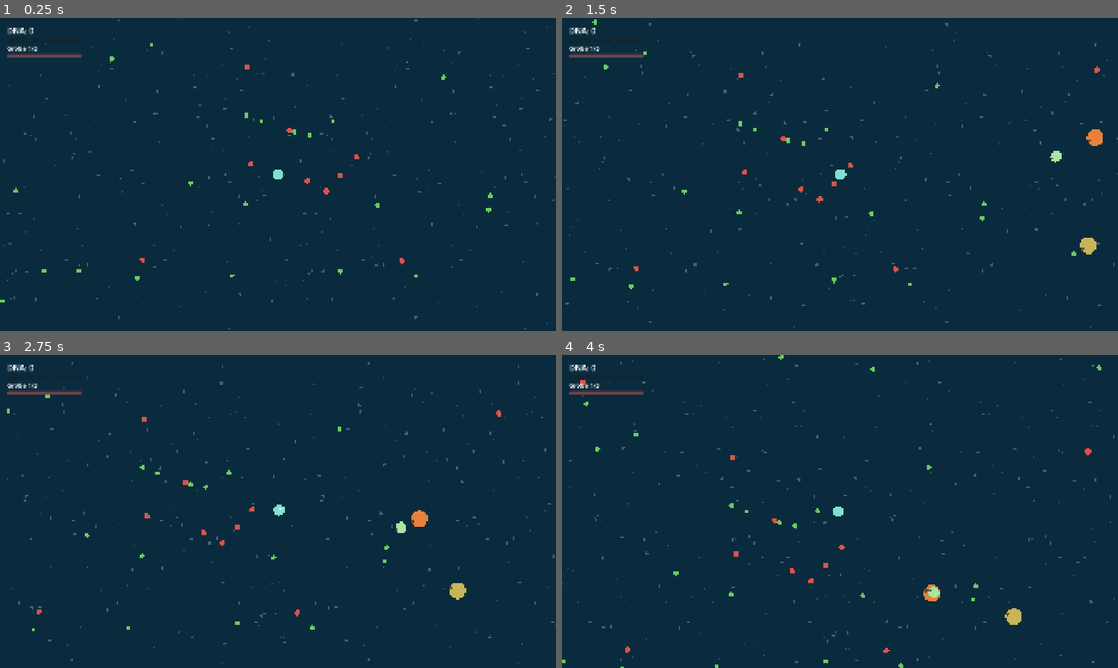
Above: before the commit, frames 1-4 (two rows, left to right).
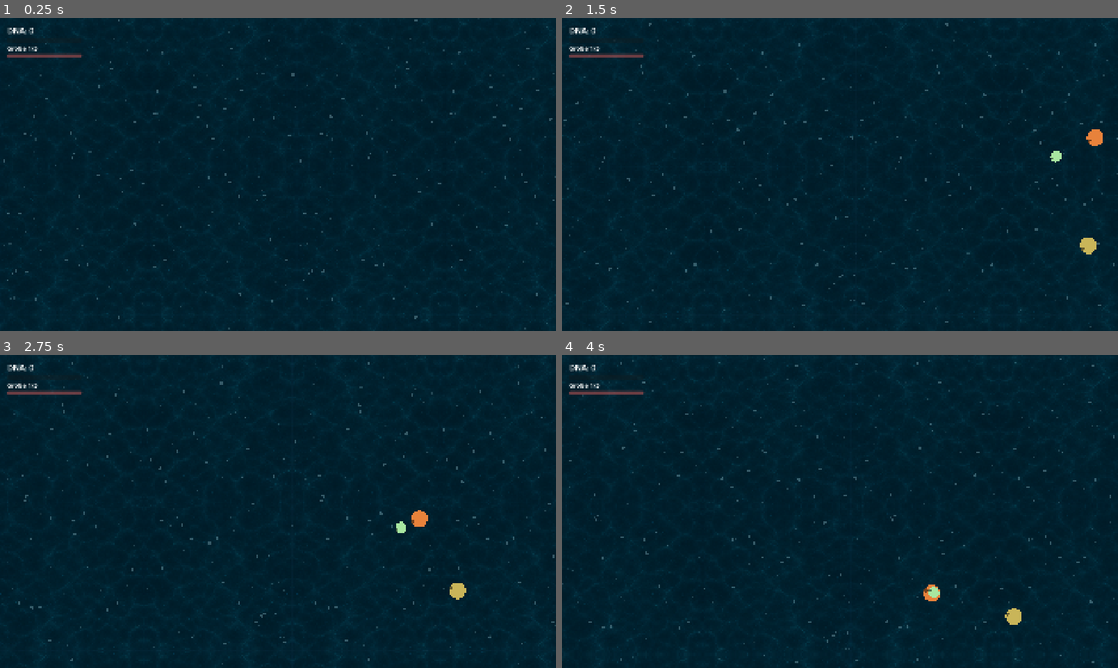
Above: after the commit, the same moments.

Repository: Mayo73/agenthub-backup
Game: Godot game, scene res://scenes/main.tscn
Two runs of this game, one before a commit and one after it. Both use one fixed random seed, a clock stepped at 60 frames per second and the inputs below.
Inputs (mouse positions are in pixels of both pictures, inside the frame that each line leads up to):
- Up to frame 1 (0.25 s): no input
- Up to frame 2 (1.5 s): tap Enter at 0.5 s; move the mouse to (962, 158) at 0.52 s; hold D (rechts) 0.53-1.25 s; tap W (hoch) at 0.6 s; click (962, 158) at 0.67 s; drag from (728, 190) to (812, 237) at 1.27 s
- Up to frame 3 (2.75 s): move the mouse to (333, 442) at 2.02 s; press the mouse at (333, 442) at 2.03 s; hold D (rechts) from 2.03 s (still down)
- Up to frame 4 (4 s): release D (rechts) at 2.75 s; release the mouse at (895, 442) at 2.75 s; drag from (812, 574) to (673, 464) at 2.77 s; move the mouse to (1006, 558) at 3.52 s; hold A (links) from 3.53 s (still down); tap E at 3.6 s

The runs differ from the first frame. In frame 1, 0.4% of the frame differs, in the area x 0-89%, y 8-91%; in frame 2, 0.4%; in frame 3, 0.3%; in frame 4, 0.4%, in the area x 0-97%, y 0-100%.

Commit message:
T-0159: Wasserhintergrund als Bild (WaterBackdrop)
Erstellt vom lokalen Agent (Modell qwen3.5:35b-a3b, Versuch 1 von 5).

Diff:
--- a/scripts/water_backdrop.gd
+++ b/scripts/water_backdrop.gd
@@ -1,6 +1,10 @@
 class_name WaterBackdrop
 extends Node2D
 ## Zeichnet die Schwebeteilchen über den ganzen Bildschirm, gekachelt.
+
+const TEXTURE: Texture2D = preload("res://assets/water/wasser_tiefe.png")
+## So stark folgt das Wasserbild der Kamera (langsamer als die Teilchen).
+const TEXTURE_FACTOR := 0.1
 
 var dots := ParallaxDots.new()
 var camera: Camera2D
@@ -16,6 +20,9 @@
 	var screen := get_viewport_rect().size
 	var zoom := camera.zoom.x
 	var top_left := camera.position - screen * 0.5 / zoom
+	var tex_offset := ParallaxDots.layer_offset(camera.position, TEXTURE_FACTOR)
+	for origin in tile_origins(screen, tex_offset):
+		draw_texture_rect(TEXTURE, Rect2(top_left + origin / zoom, Vector2.ONE * ParallaxDots.TILE / zoom), false)
 	for i in dots.layers.size():
 		var offset := ParallaxDots.layer_offset(camera.position, ParallaxDots.LAYER_FACTORS[i])
 		var color := Color(0.75, 0.95, 1.0, 0.08 + 0.1 * i)
@@ -28,3 +35,16 @@
 					draw_circle(top_left + Vector2(x, y) / zoom, size / zoom, color)
 					y += ParallaxDots.TILE
 				x += ParallaxDots.TILE
+
+## Linke obere Ecken (Bildschirmpixel) aller Kacheln, die einen Bildschirm der Größe screen bedecken,
+## wenn die Kachelung um offset (0 bis unter ParallaxDots.TILE) verschoben ist.
+static func tile_origins(screen: Vector2, offset: Vector2) -> PackedVector2Array:
+	var out := PackedVector2Array()
+	var x := offset.x - ParallaxDots.TILE
+	while x < screen.x:
+		var y := offset.y - ParallaxDots.TILE
+		while y < screen.y:
+			out.append(Vector2(x, y))
+			y += ParallaxDots.TILE
+		x += ParallaxDots.TILE
+	return out
--- /dev/null
+++ b/tests/test_water_texture.gd
@@ -0,0 +1,14 @@
+extends "res://tests/base_test.gd"
+
+func test_bild() -> void:
+	check_eq(WaterBackdrop.TEXTURE != null, true, "TEXTURE darf nicht null sein")
+	check_eq(WaterBackdrop.TEXTURE.get_width(), 1024, "BREITE soll 1024 sein")
+
+func test_kacheln() -> void:
+	var t := WaterBackdrop.tile_origins(Vector2(1920, 1080), Vector2(100, 50))
+	check_eq(t.size(), 9, "Anzahl der Kacheln soll 9 sein")
+	check_eq(t[0], Vector2(-924, -974), "erste Ecke soll (-924, -974) sein")
+	check_eq(t[8], Vector2(1124, 1074), "neunte Ecke soll (1124, 1074) sein")
+
+func test_ohne_versatz() -> void:
+	check_eq(WaterBackdrop.tile_origins(Vector2(1024, 1024), Vector2.ZERO).size(), 4, "Anzahl der Kacheln ohne Versatz soll 4 sein")
Not shown, added: tests/test_water_texture.gd.uid
